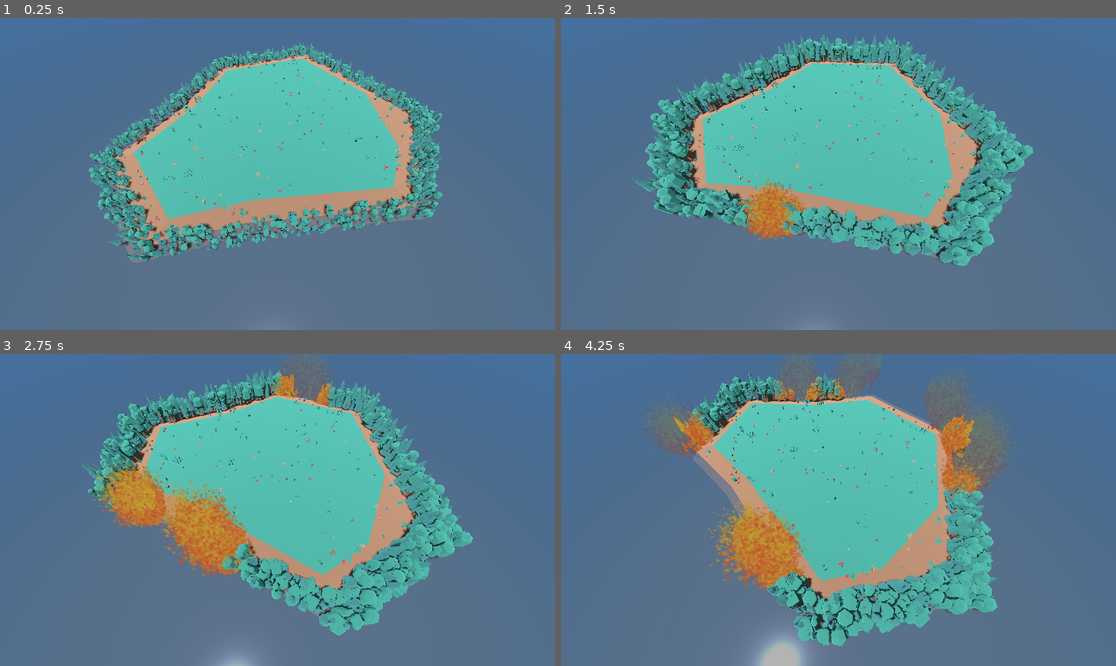
Above: before the commit, frames 1-4 (two rows, left to right).
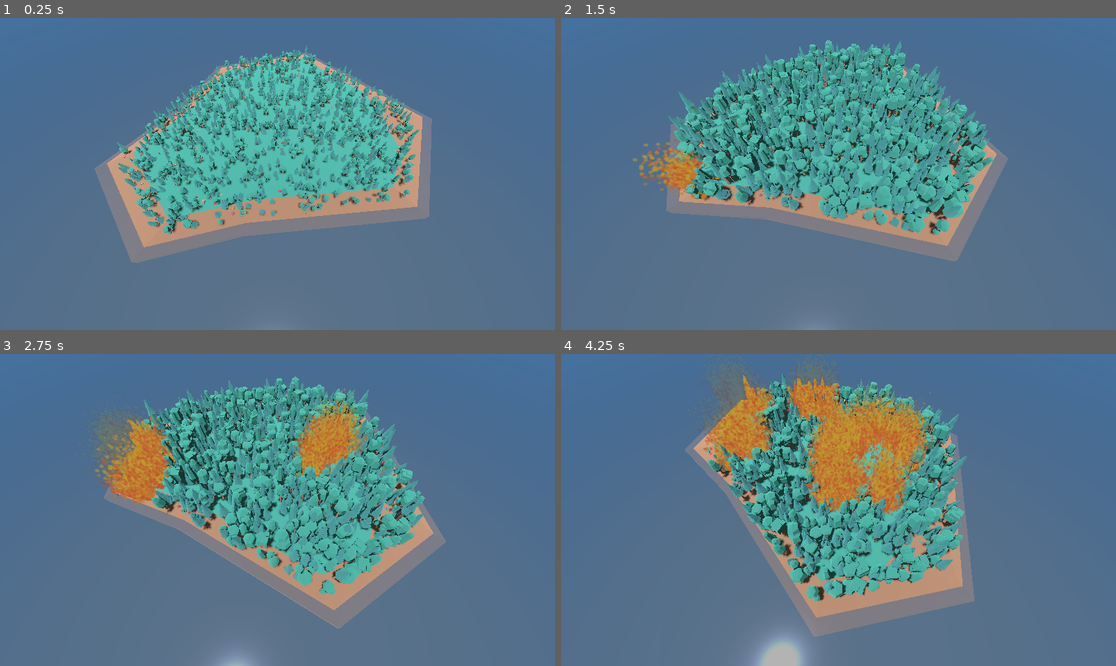
Above: after the commit, the same moments.

Repository: lumi-a/ecotomata
Game: Godot game, scene res://main.tscn
Two runs of this game, one before a commit and one after it. Both use one fixed random seed, a clock stepped at 60 frames per second and the inputs below.
Inputs:
- Up to frame 1 (0.25 s): no input
- Up to frame 2 (1.5 s): no input
- Up to frame 3 (2.75 s): no input
- Up to frame 4 (4.25 s): no input

The runs differ from the first frame. In frame 1, 17% of the frame differs, in the area x 16-80%, y 7-78%; in frame 2, 28%; in frame 3, 30%; in frame 4, 33%, in the area x 14-83%, y 0-94%.

Commit message:
Fix trees spawning very close to water-line

Diff:
--- a/island.gd
+++ b/island.gd
@@ -45,7 +45,7 @@
 	var query = PhysicsRayQueryParameters3D.create(random_point + Vector3.UP * max_raycast_distance, random_point - Vector3.UP * max_raycast_distance)
 	var result = space_state.intersect_ray(query)
 
-	if not result or result.position.y > 0.2:
+	if not result or result.position.y < 0.2:
 		return false
 
 	# Search neighbors, or terminate early if a neighbor is too close
